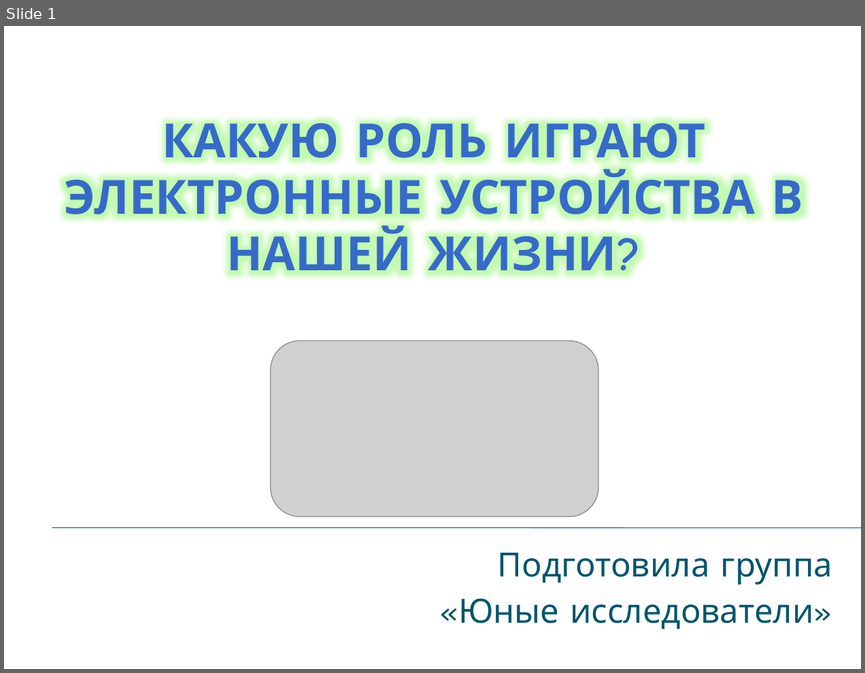
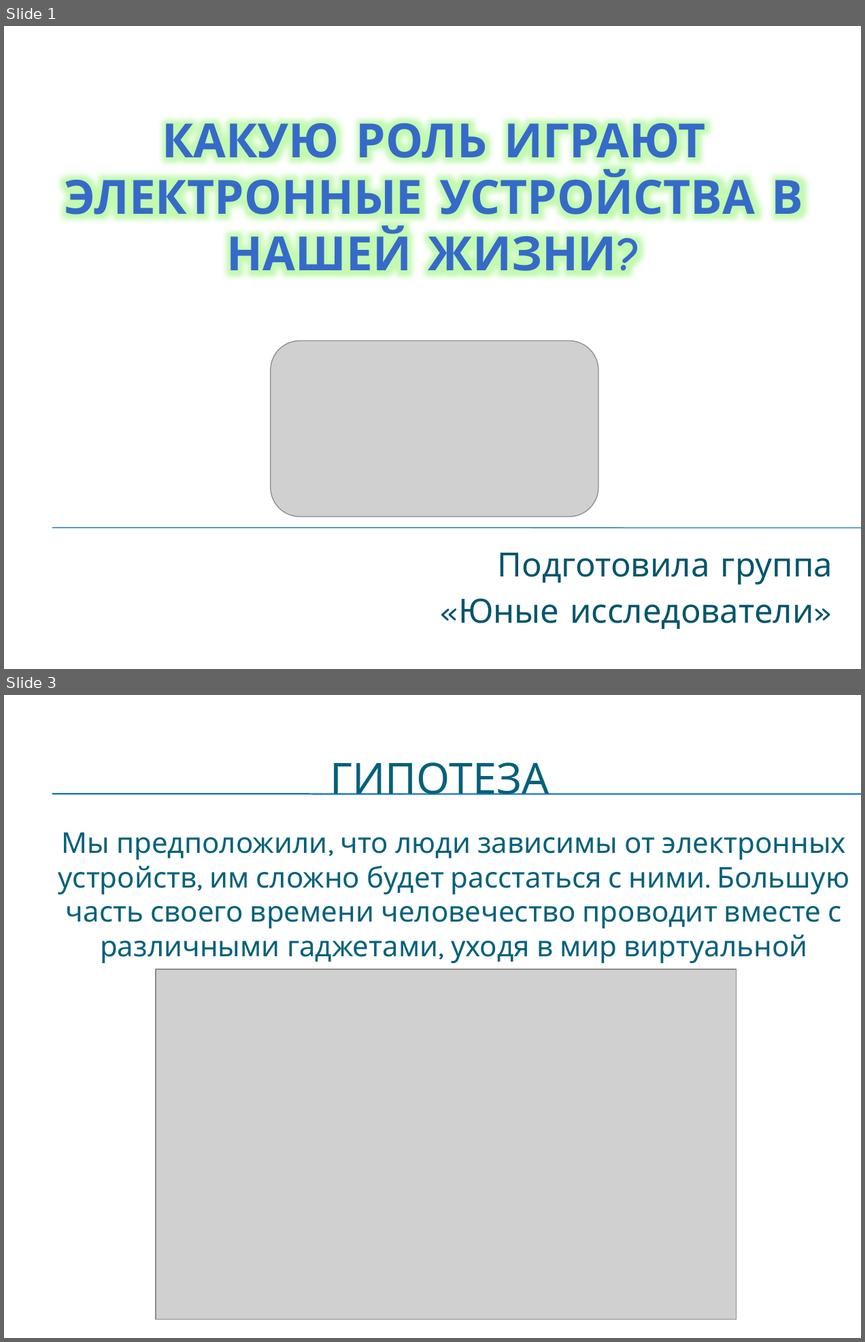
Before and after one commit to Proekt-po-IT/Proekt-po-IT.github.io, a slide deck: files/Какую роль играют электронные устройства в нашей жизни.pptx. Shown one above the other, each under a label of ours: slide 1 before the commit, slides 1 and 3 after it; the slides between them are not shown. The pictures are 865x673 and 865x1342 pixels, drawn with LibreOffice and Linux fonts; fonts in the diff are those of the drawing; grey boxes stand for pictures; background and template pictures are left out. Boxes give left, top, right and bottom in pixels: in the first picture for what was removed or moved away, otherwise in the second. Text is boxed around its words. In the diff, an @@ line names an element or a change of style, - is before the commit and + after.

```diff
--- a/files/Какую роль играют электронные устройства в нашей жизни.pptx
+++ b/files/Какую роль играют электронные устройства в нашей жизни.pptx
@@ slide 3 added at [4, 695, 861, 1338], background picture (left out) @@
@@ title added at [330, 762, 549, 795], 36 pt, text #04617B @@
+ГИПОТЕЗА
@@ line added from (52, 794) to (861, 794), #0F6FC6 0.75 pt @@
@@ line added from (52, 794) to (861, 794), #0F6FC6 0.75 pt @@
@@ text added at [58, 832, 849, 970], 24 pt, text #04617B @@
+Мы предположили, что люди зависимы от электронных устройств, им сложно будет расстаться с ними. Большую часть своего времени человечество проводит вместе с различными гаджетами, уходя в мир виртуальной реальности
@@ picture added at [156, 969, 736, 1319] @@
```
Also in this commit, not shown: 1 slide changed, 2 other slides added, 12 other files.
